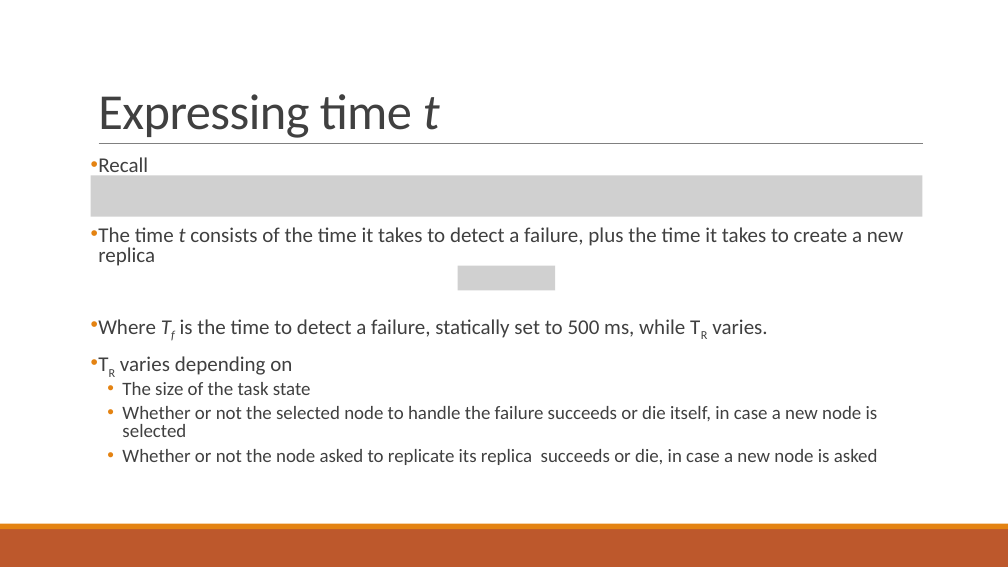
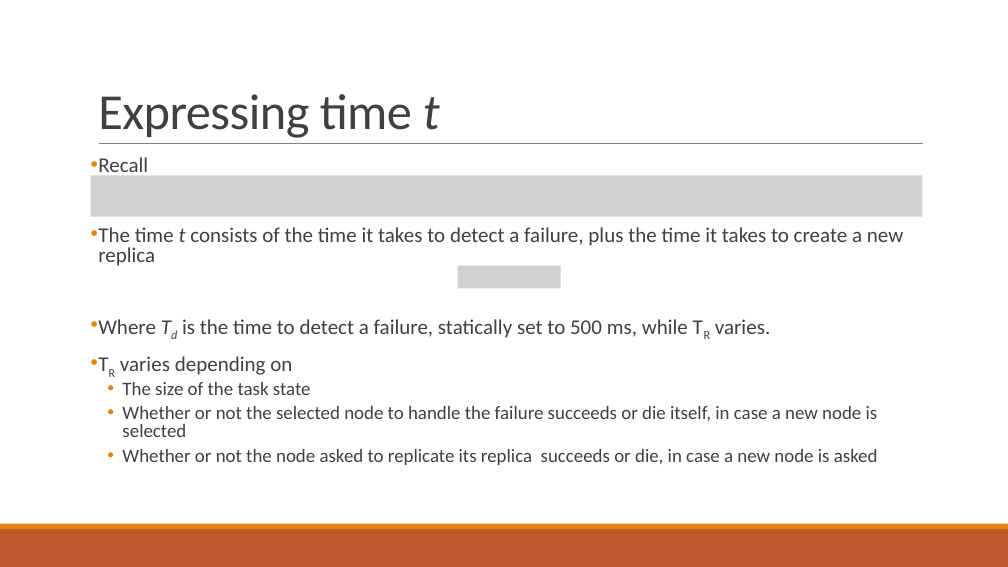
Before and after one commit to PStahl/master_thesis, a slide deck: slide 37 of presentation/presentation2.pptx. Drawn at 1008x567 pixels with LibreOffice and Linux fonts; fonts in the diff are those of the drawing; grey boxes stand for pictures. Boxes give left, top, right and bottom in pixels: in the first picture for what was removed or moved away, otherwise in the second. Text is boxed around its words. In the diff, an @@ line names an element or a change of style, - is before the commit and + after.

```diff
--- a/presentation/presentation2.pptx
+++ b/presentation/presentation2.pptx
@@ picture: place and size @@
-picture at <box>458,265,556,290</box>
+picture at <box>458,265,561,288</box>
@@ text at <box>98,319,770,338</box>: text changed @@
-• Where Tf is the time to detect a failure, statically set to 500 ms, while TR varies.
+• Where Td is the time to detect a failure, statically set to 500 ms, while TR varies.
```
Also in this commit, not shown: 1 other slide changed.
